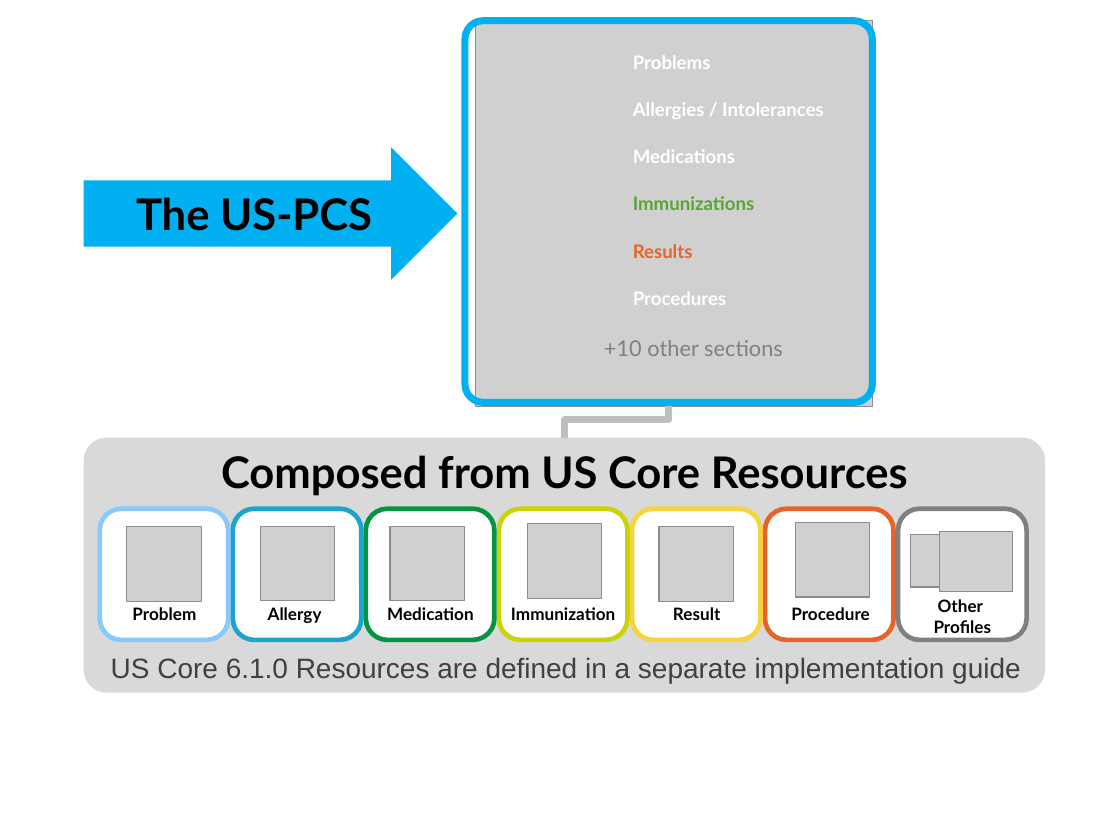
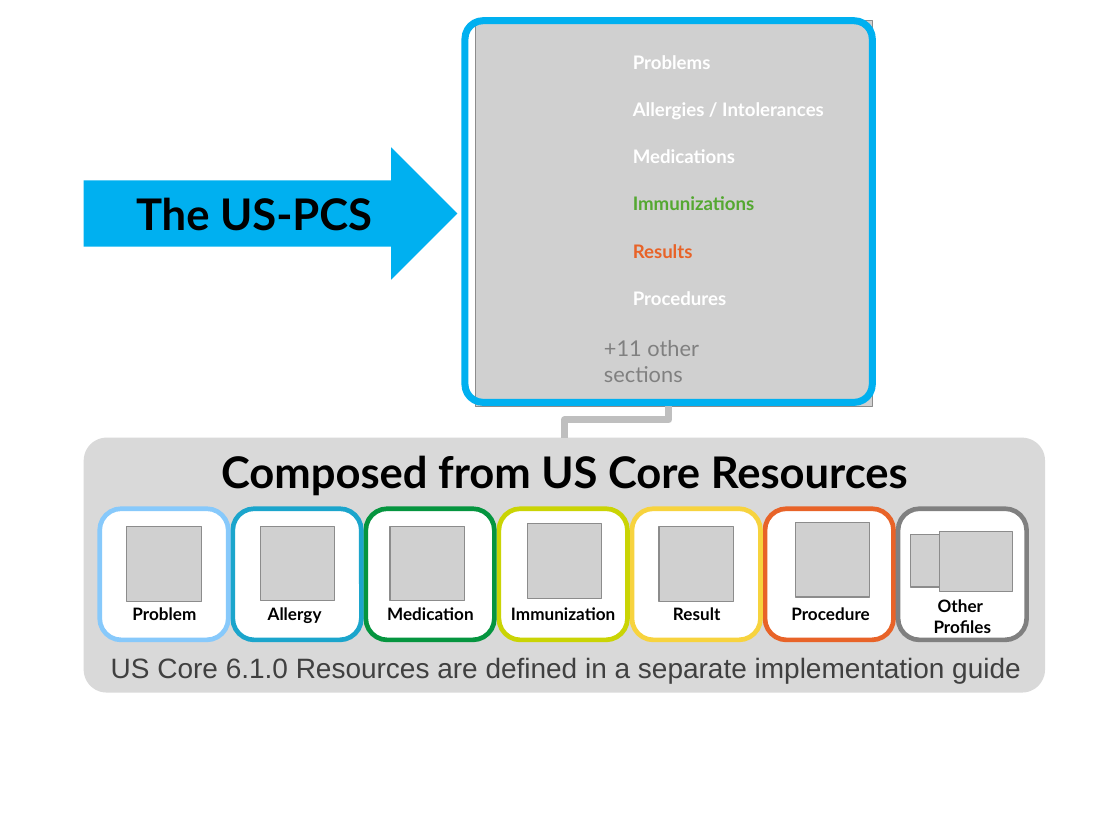
Before and after one commit to HL7/us-fhir-ps, a slide deck: slide 1 of US-PCS ballot images 2026.pptx. Drawn at 1120x840 pixels with LibreOffice and Linux fonts; fonts in the diff are those of the drawing; grey boxes stand for pictures. Boxes give left, top, right and bottom in pixels: in the first picture for what was removed or moved away, otherwise in the second. Text is boxed around its words. In the diff, an @@ line names an element or a change of style, - is before the commit and + after.

```diff
--- a/US-PCS ballot images 2026.pptx
+++ b/US-PCS ballot images 2026.pptx
@@ text at (604,340,699,382): text changed @@
-+10 other sections
++11 other sections
```
Also in this commit, not shown: 1 other slide changed, 1 slide added, 7 other files.
